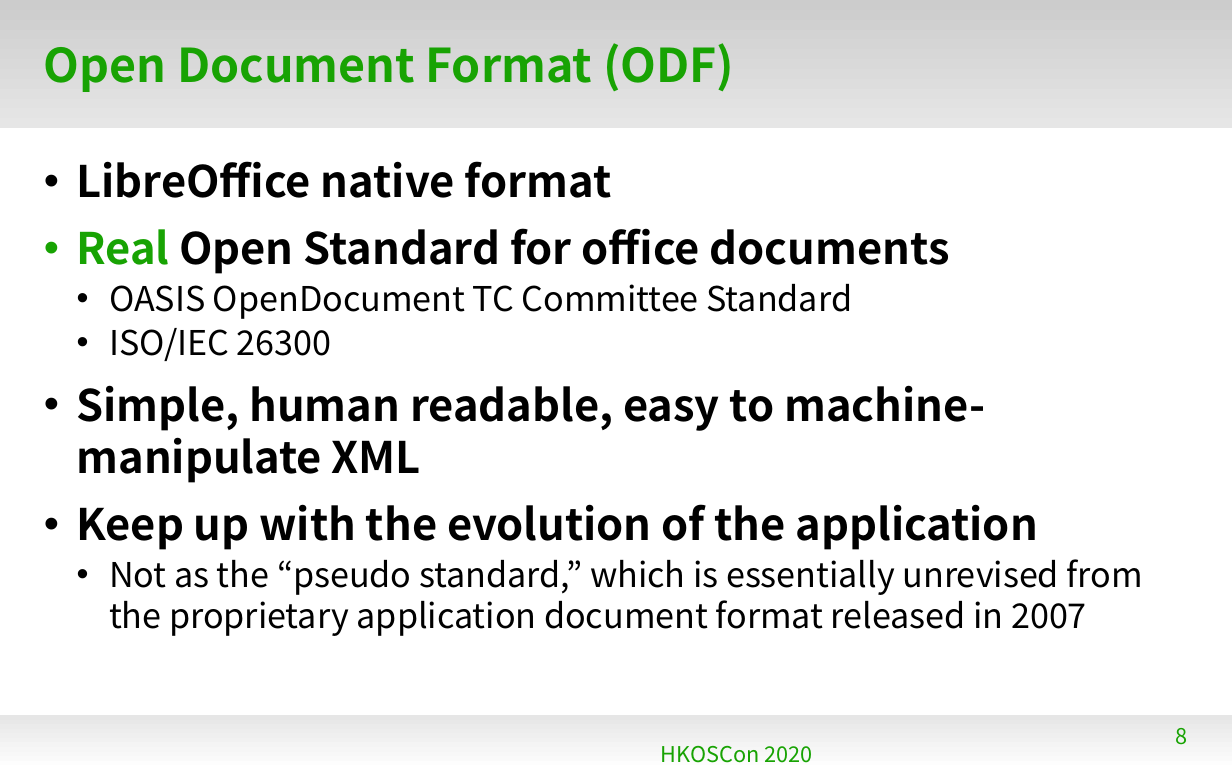
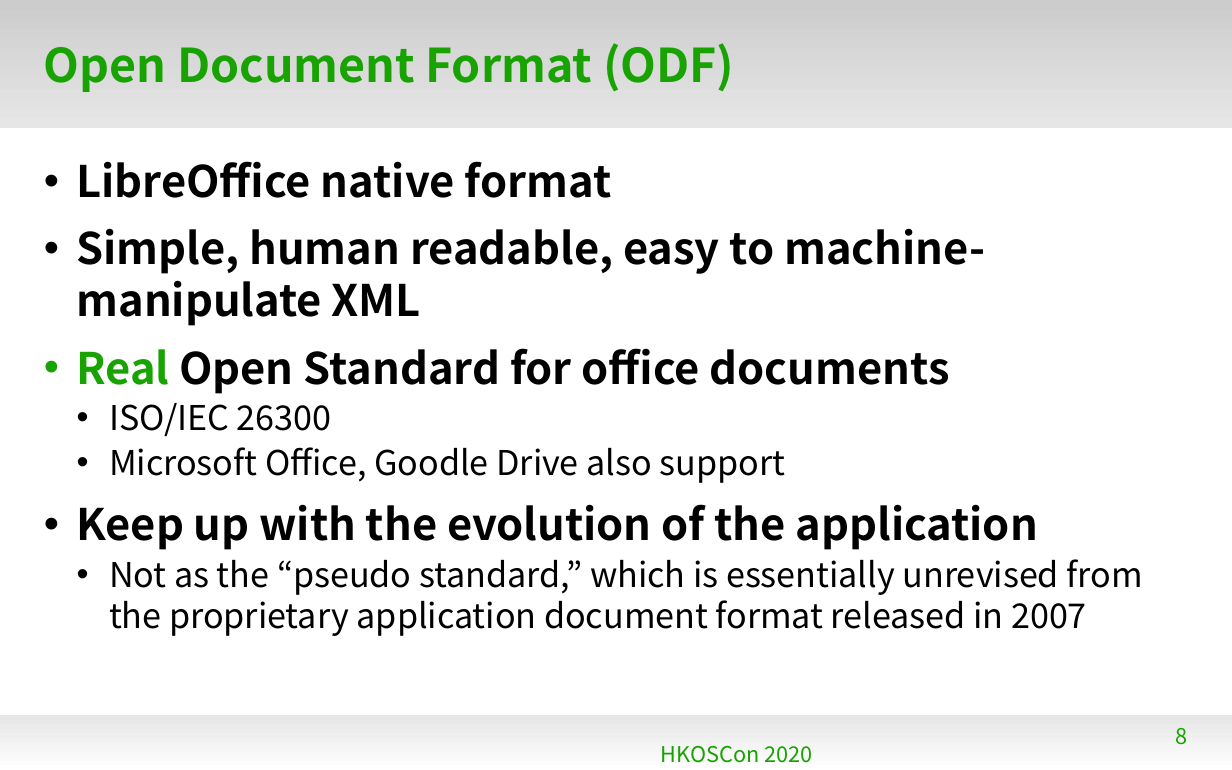
Before and after one commit to naruoga/KantoLibreOffice, a slide deck: slide 8 of others/202006-HKOSCon-LibO.odp. Drawn at 1232x770 pixels with LibreOffice and Linux fonts; fonts in the diff are those of the drawing; background and template pictures are left out. Boxes give left, top, right and bottom in pixels: in the first picture for what was removed or moved away, otherwise in the second. Text is boxed around its words. In the diff, an @@ line names an element or a change of style, - is before the commit and + after.

```diff
--- a/others/202006-HKOSCon-LibO.odp
+++ b/others/202006-HKOSCon-LibO.odp
@@ text at (x1=77, y1=228, x2=985, y2=326): paragraph added @@
+• Simple, human readable, easy to machine-manipulate XML
@@ text at (x1=109, y1=283, x2=852, y2=319): paragraph removed @@
-  • OASIS OpenDocument TC Committee Standard
@@ text at (x1=109, y1=447, x2=786, y2=483): text changed; size 28 to 22 pt; bold off @@
-• Simple, human readable, easy to machine-manipulate XML
+  • Microsoft Office, Goodle Drive also support
```
Also in this commit, not shown: 2 other slides changed, 4 slides added.
